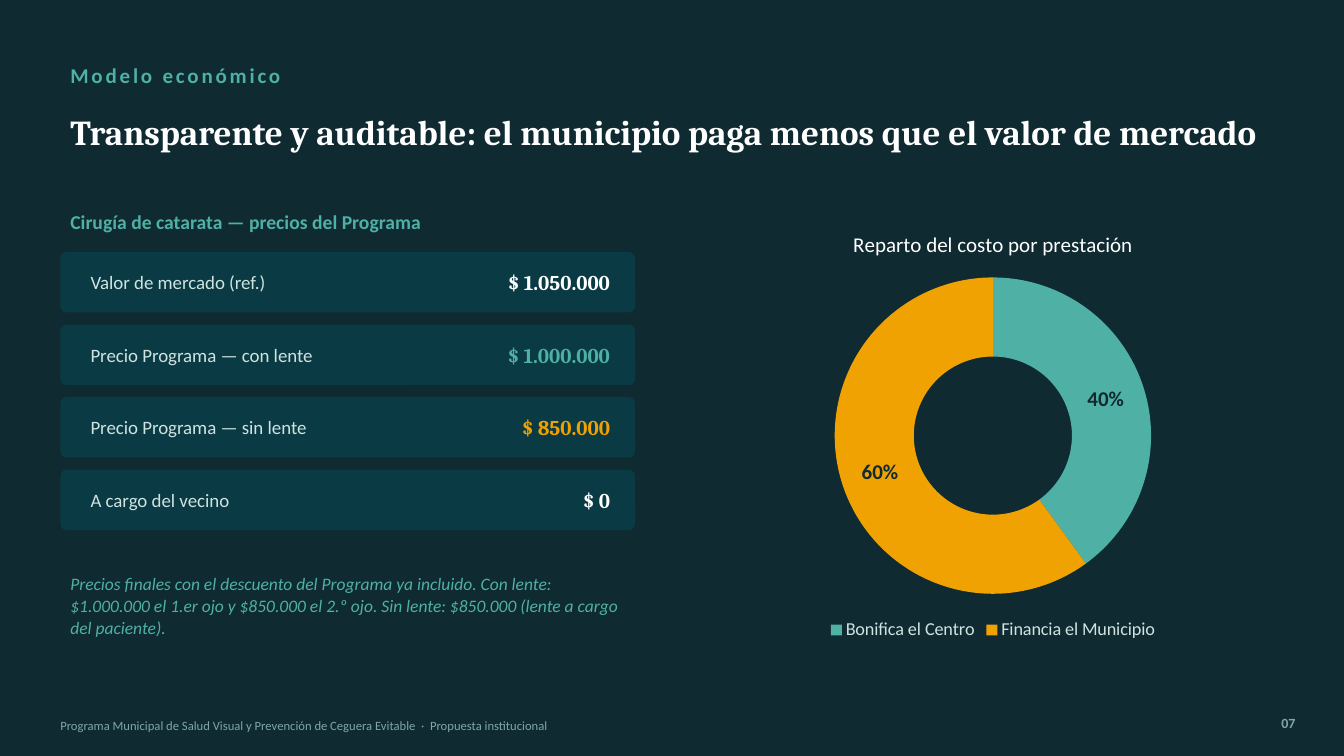
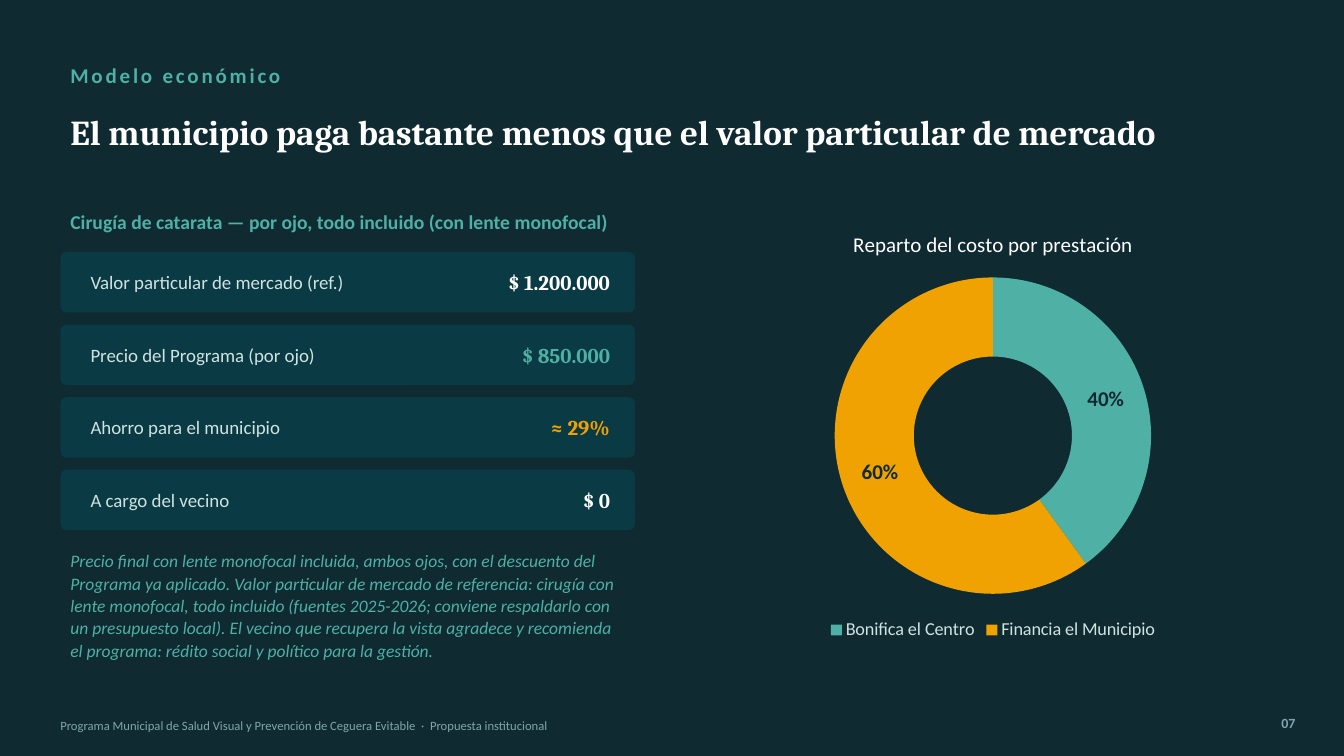
Before and after one commit to rvdistribuidor4-bit/mkt, a slide deck: slide 7 of convenios/ver-para-vivir/fuentes/Presentacion_Programa_Salud_Visual_Municipios.pptx. Drawn at 1344x756 pixels with LibreOffice and Linux fonts; fonts in the diff are those of the drawing. Boxes give left, top, right and bottom in pixels: in the first picture for what was removed or moved away, otherwise in the second. Text is boxed around its words. In the diff, an @@ line names an element or a change of style, - is before the commit and + after.

```diff
--- a/convenios/ver-para-vivir/fuentes/Presentacion_Programa_Salud_Visual_Municipios.pptx
+++ b/convenios/ver-para-vivir/fuentes/Presentacion_Programa_Salud_Visual_Municipios.pptx
@@ text at (x1=70, y1=120, x2=1155, y2=153): text changed @@
-Transparente y auditable: el municipio paga menos que el valor de mercado
+El municipio paga bastante menos que el valor particular de mercado
@@ text at (x1=70, y1=215, x2=608, y2=233): text changed @@
-Cirugía de catarata — precios del Programa
+Cirugía de catarata — por ojo, todo incluido (con lente monofocal)
@@ text at (x1=91, y1=275, x2=343, y2=292): text changed @@
-Valor de mercado (ref.)
+Valor particular de mercado (ref.)
@@ text at (x1=524, y1=275, x2=610, y2=290): text changed @@
-$ 1.050.000
+$ 1.200.000
@@ text at (x1=91, y1=348, x2=315, y2=366): text changed @@
-Precio Programa — con lente
+Precio del Programa (por ojo)
@@ text at (x1=538, y1=349, x2=610, y2=363): text changed @@
-$ 1.000.000
+$ 850.000
@@ text at (x1=91, y1=421, x2=280, y2=437): text changed @@
-Precio Programa — sin lente
+Ahorro para el municipio
@@ text at (x1=568, y1=420, x2=610, y2=436): text changed @@
-$ 850.000
+≈ 29%
@@ text at (x1=70, y1=555, x2=614, y2=660): text changed @@
-Precios finales con el descuento del Programa ya incluido. Con lente: $1.000.000 el 1.er ojo y $850.000 el 2.º ojo. Sin lente: $850.000 (lente a cargo del paciente).
+Precio final con lente monofocal incluida, ambos ojos, con el descuento del Programa ya aplicado. Valor particular de mercado de referencia: cirugía con lente monofocal, todo incluido (fuentes 2025-2026; conviene respaldarlo con un presupuesto local). El vecino que recupera la vista agradece y recomienda el programa: rédito social y político para la gestión.
```
Also in this commit, not shown: 1 other slide changed, 6 other files.
